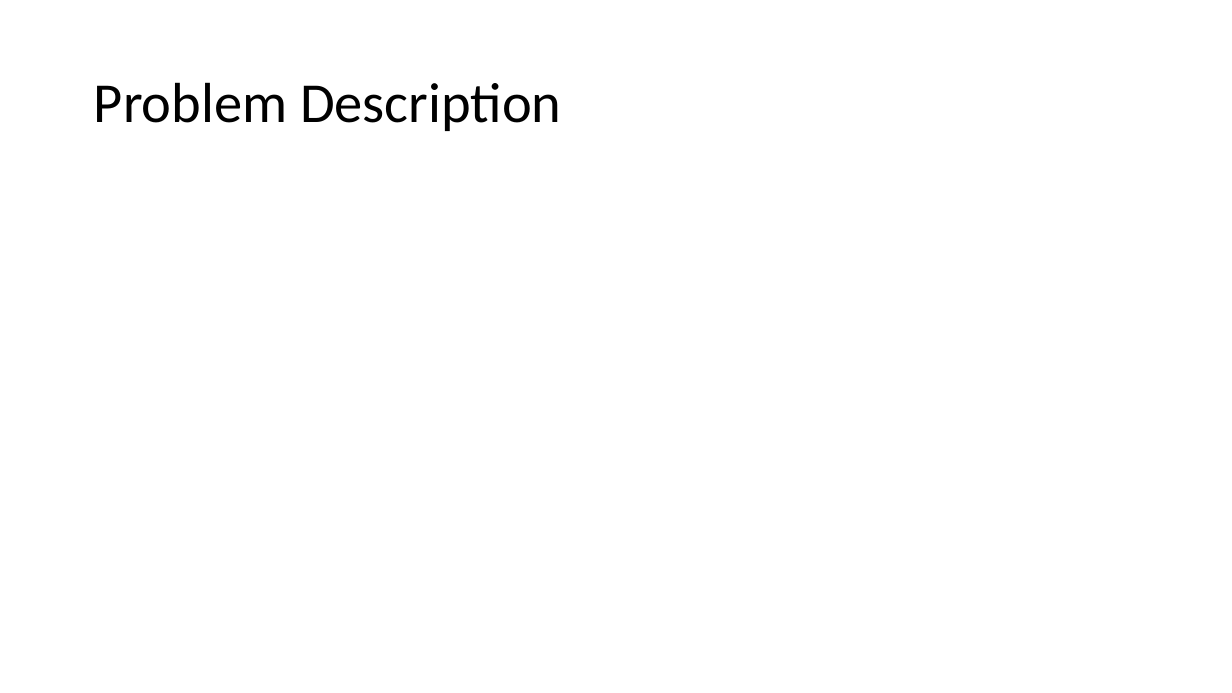
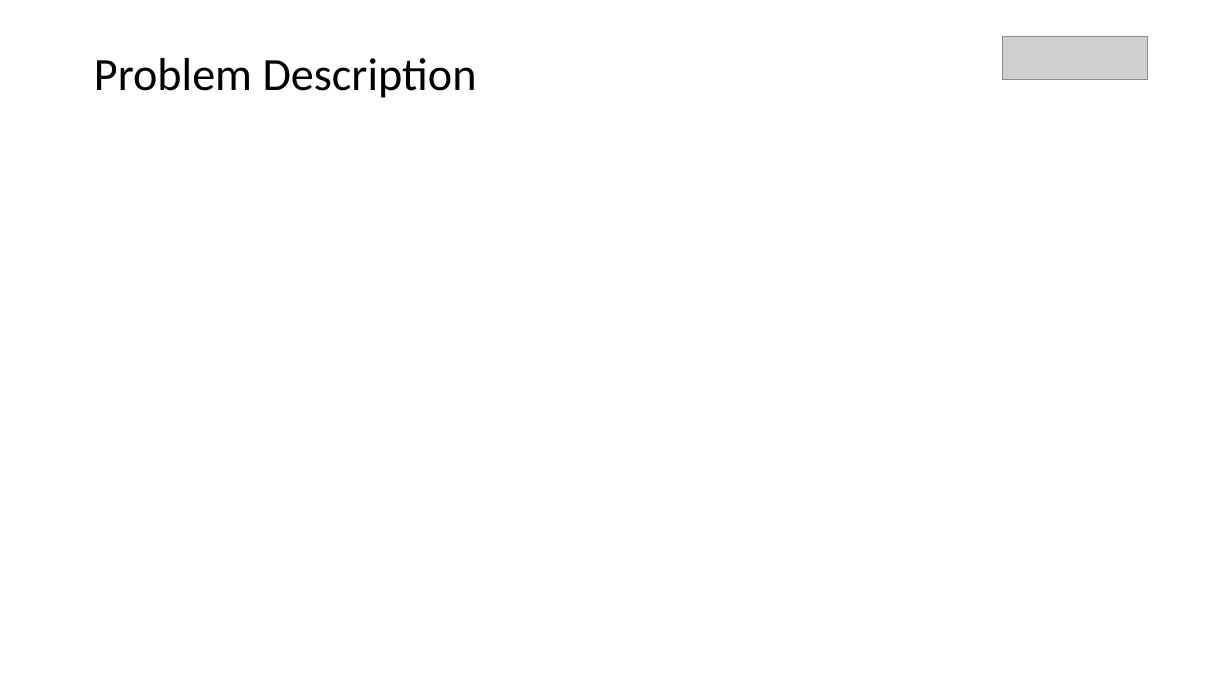
Before and after one commit to parkjan4/OptSim, a slide deck: slide 2 of Presentation.pptx. Drawn at 1232x693 pixels with LibreOffice and Linux fonts; fonts in the diff are those of the drawing; grey boxes stand for pictures. Boxes give left, top, right and bottom in pixels: in the first picture for what was removed or moved away, otherwise in the second. Text is boxed around its words. In the diff, an @@ line names an element or a change of style, - is before the commit and + after.

```diff
--- a/Presentation.pptx
+++ b/Presentation.pptx
@@ title "Problem Description" at [94,58,477,98]: size 44 to 36 pt @@
@@ picture added at [1002,37,1147,79] @@
```
Also in this commit, not shown: 1 other slide changed, 10 slides added, 1 slide removed, 2 other files.
